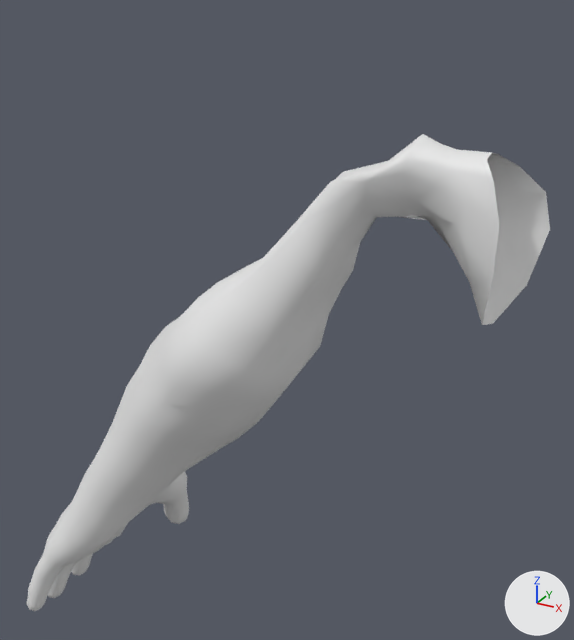
The FBX model Assets/Content/3Dmodels/Bodies/Humans/Males/Strong/3Dmodel_Body_Human_Male_Strong_ArmLeft.fbx: old version first, new version second.
One viewpoint serves both versions: a camera (50 mm lens) standing at (-0.026, -0.604, 1.564) and looking at (-0.383, 0.046, 1.238). Every picture has the same lights, and +X, +Y and +Z are marked at lower right. The first picture is the older version. Both versions are drawn at full value of the shape key 'BlendShape_Sleeves_RolledUp' of 'Body_Human_Male_Strong_ArmLeft'; the numbers are the values there.

Names of what the first picture shows: 'Body_Human_Male_Strong_ArmLeft'.
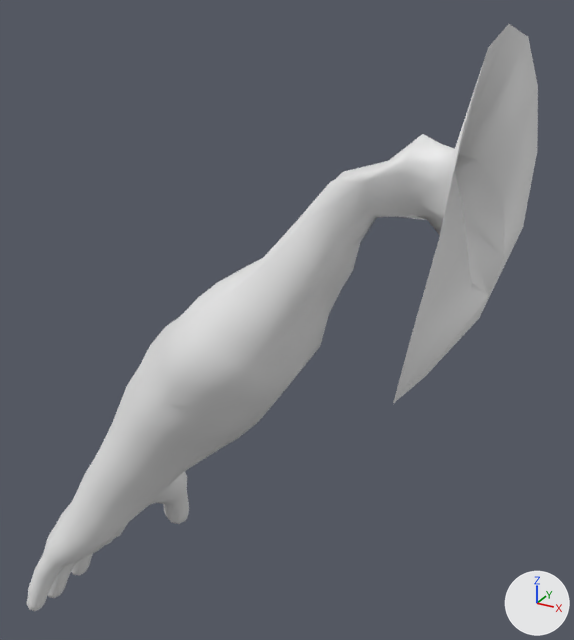
Pixel boxes [x1, y1, x2, y2] of what changed, in the pictures (574 x 640 px; the box of a moved part takes in the faces that stretch with it):
'Body_Human_Male_Strong_ArmLeft', reshaped (23% taller): before [27, 134, 550, 611]; after [27, 24, 538, 611]
part 1 of me_body_human_male_strong_armleft, moved or reshaped: before [452, 149, 550, 325]; after [393, 24, 538, 403]

What changed in the scene script:
```text
Change me_body_human_male_strong_armleft:
    used by ob_body_human_male_strong_armleft; location = (0.0, 0.0, 0.0); rotation_euler = (0.0, 0.0, 3.142), in degrees (0, 0, 180)
    remove me_body_human_male_strong_armleft.from_pydata(...)  # 765 vertices, 790 faces; spans x 0.14..0.683, y -0.111..0.108, z 0.829..1.449
    add me_body_human_male_strong_armleft.from_pydata(...)  # 765 vertices, 790 faces; spans x 0.165..0.683, y -0.135..0.133, z 0.829..1.53
    me_body_human_male_strong_armleft part 1
    me_body_human_male_strong_armleft.vertices[739].co: (0.157, 0.051, 1.359) -> (0.189, 0.133, 1.334)  # pixel (493, 275) -> pixel (410, 338)
    me_body_human_male_strong_armleft.vertices[743].co: (0.164, 0.042, 1.314) -> (0.216, 0.085, 1.252)  # pixel (482, 325) -> pixel (392, 403)
    me_body_human_male_strong_armleft.vertices[745].co: (0.178, 0.023, 1.436) -> (0.174, 0.063, 1.518)  # pixel (486, 159) -> pixel (488, 47)
    me_body_human_male_strong_armleft.vertices[751].co: (0.14, -0.051, 1.369) -> (0.178, -0.133, 1.343)  # pixel (550, 229) -> pixel (523, 227)
    me_body_human_male_strong_armleft.vertices[752].co: (0.146, -0.046, 1.4) -> (0.174, -0.135, 1.414)  # pixel (546, 192) -> pixel (537, 151)
    me_body_human_male_strong_armleft.vertices[753].co: (0.164, -0.026, 1.423) -> (0.174, -0.1, 1.475)  # pixel (519, 166) -> pixel (537, 86)
    me_body_human_male_strong_armleft.vertices[757].co: (0.146, -0.02, 1.329) -> (0.194, -0.068, 1.272)  # pixel (526, 285) -> pixel (479, 318)
    me_body_human_male_strong_armleft.vertices[758].co: (0.179, -0.008, 1.435) -> (0.173, -0.044, 1.517)  # pixel (497, 153) -> pixel (528, 36)
    me_body_human_male_strong_armleft.vertices[761].co: (0.162, 0.015, 1.305) -> (0.217, 0.006, 1.239)  # pixel (492, 323) -> pixel (425, 376)
    me_body_human_male_strong_armleft.vertices[762].co: (0.178, 0.009, 1.439) -> (0.175, 0.012, 1.53)  # pixel (492, 152) -> pixel (508, 23)
    me_body_human_male_strong_armleft.vertices[763].co: (0.168, 0.035, 1.425) -> (0.171, 0.112, 1.473)  # pixel (493, 179) -> pixel (463, 128)
    me_body_human_male_strong_armleft.vertices[764].co: (0.158, 0.046, 1.396) -> (0.175, 0.133, 1.407)  # pixel (499, 224) -> pixel (438, 240)
```
